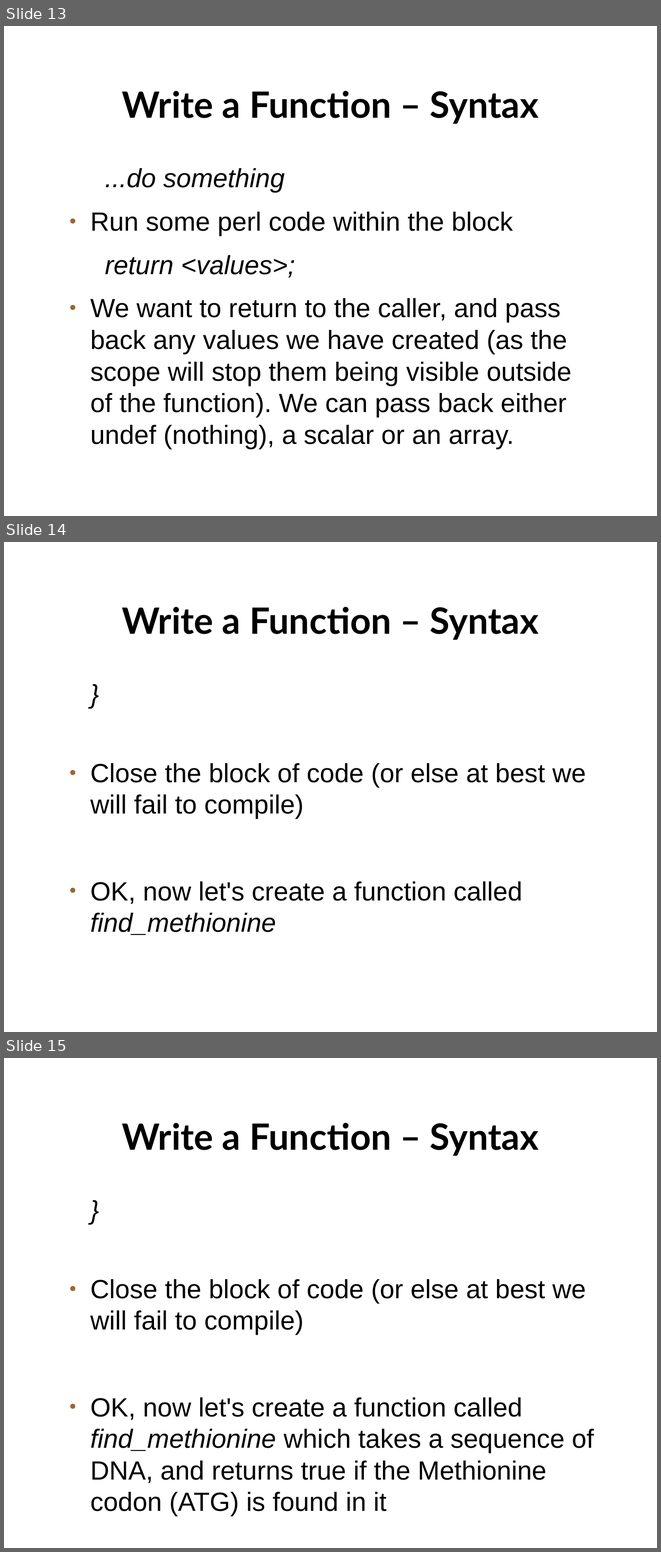
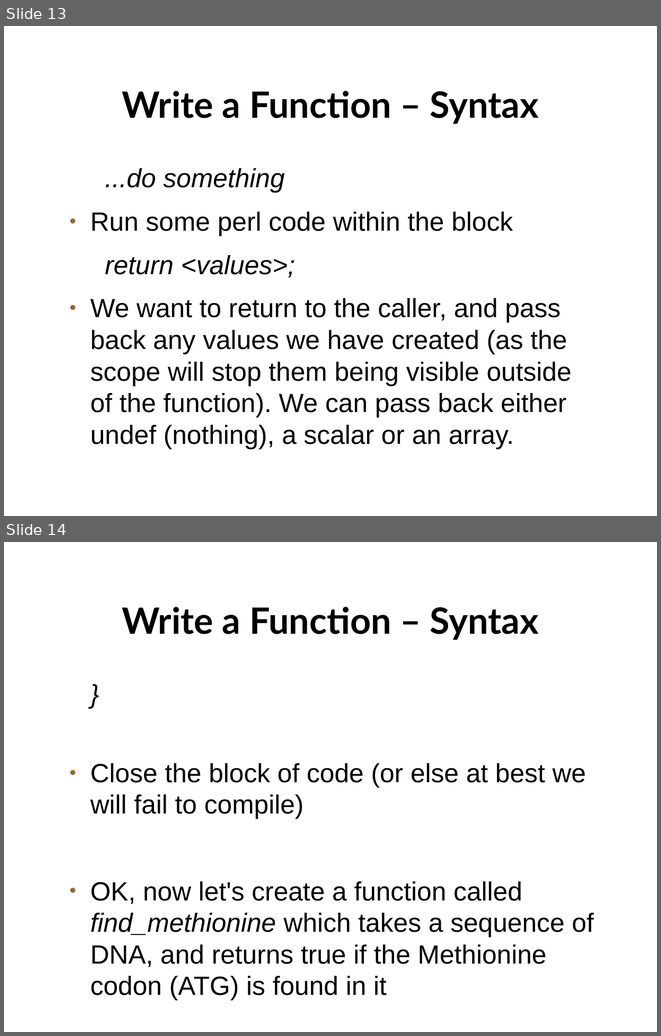
Before and after one commit to setitesuk/basic_perl_course, a slide deck: 12-functions_2/functions_two.odp. Shown one above the other, each under a label of ours: slides 13, 14 and 15 before the commit, slides 13 and 14 after it. The pictures are 661x1552 and 661x1036 pixels, drawn with LibreOffice and Linux fonts; fonts in the diff are those of the drawing; background and template pictures are left out. Boxes give left, top, right and bottom in pixels: in the first picture for what was removed or moved away, otherwise in the second. Text is boxed around its words. In the diff, an @@ line names an element or a change of style, - is before the commit and + after.

Commit message:
functions 2 correction

```diff
--- a/12-functions_2/functions_two.odp
+++ b/12-functions_2/functions_two.odp
@@ slide 14 removed at box(4, 542, 657, 1032), background picture (left out) @@
@@ title removed at box(122, 607, 539, 640) @@
-Write a Function – Syntax
@@ text removed at box(90, 763, 586, 935) @@
-}
-● Close the block of code (or else at best we will fail to compile)
-● OK, now let's create a function called find_methionine
@@ what was slide 15 is now slide 14 @@
```
